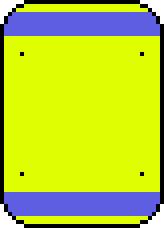
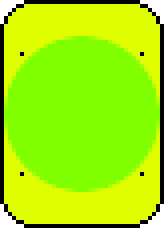
Comparing the layer stacks of the two 164 x 228 images. Changes:
added layer "Circle" above "Color bands" over box(4, 36, 160, 192)
hid "Color bands" over box(4, 12, 160, 216)
